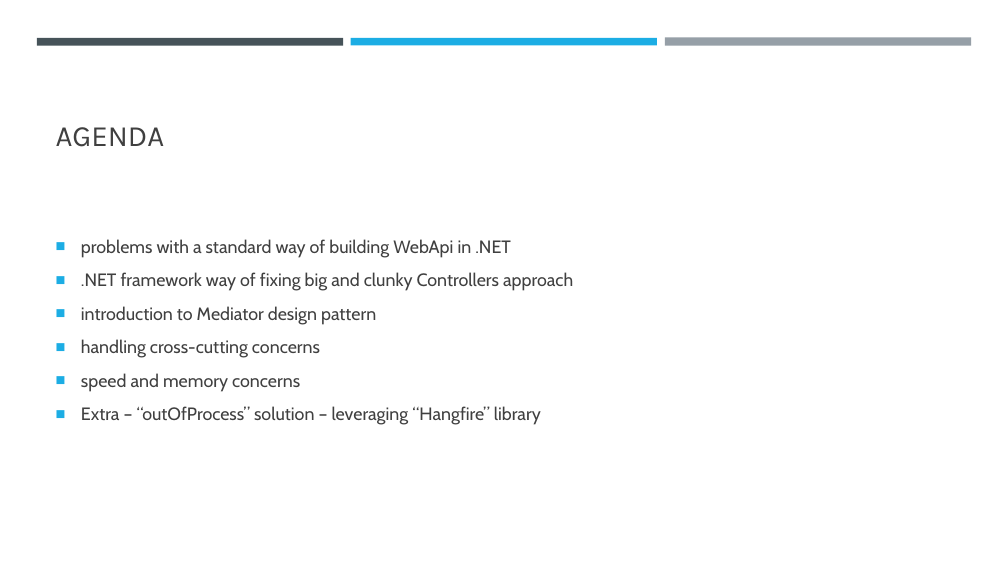
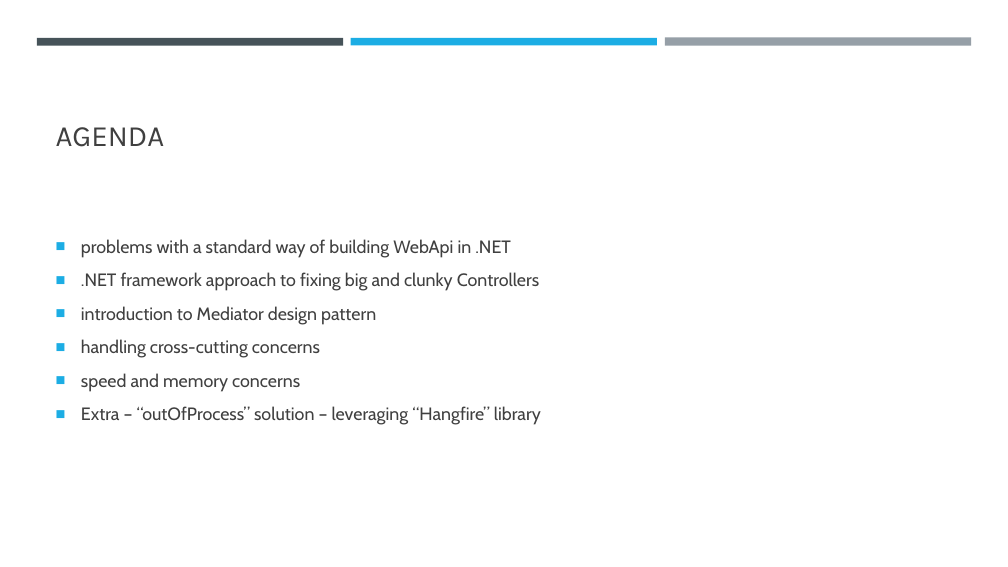
Before and after one commit to vesou/MediatRDemo, a slide deck: slide 3 of How to decouple your code.pptx. Drawn at 1008x567 pixels with LibreOffice and Linux fonts; fonts in the diff are those of the drawing. Boxes give left, top, right and bottom in pixels: in the first picture for what was removed or moved away, otherwise in the second. Text is boxed around its words. In the diff, an @@ line names an element or a change of style, - is before the commit and + after.

```diff
--- a/How to decouple your code.pptx
+++ b/How to decouple your code.pptx
@@ text at (x1=81, y1=272, x2=539, y2=291): text changed @@
-■ .NET framework way of fixing big and clunky Controllers approach
+■ .NET framework approach to fixing big and clunky Controllers
```
Also in this commit, not shown: 3 other slides changed.
